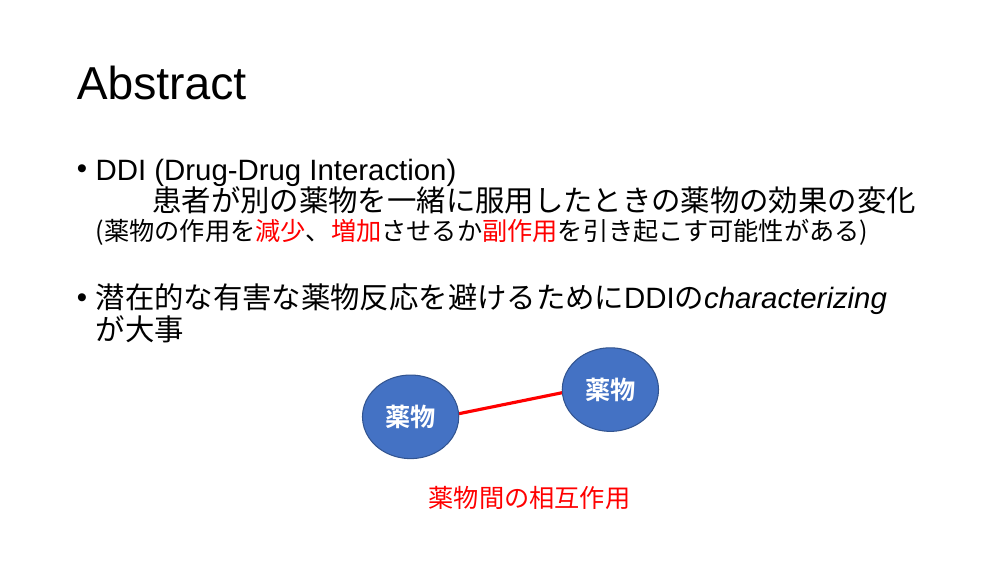
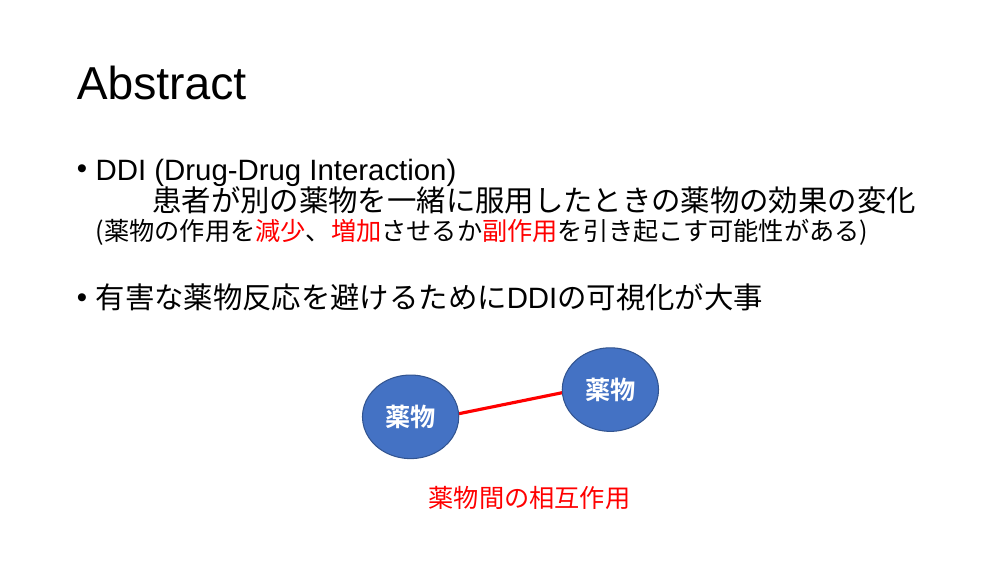
Before and after one commit to tsutarou10/variousFile, a slide deck: slide 2 of Predicting potential drug-drug interactions on topological and semantic similarity features using statistical learning.pptx. Drawn at 1008x567 pixels with LibreOffice and Linux fonts; fonts in the diff are those of the drawing. Boxes give left, top, right and bottom in pixels: in the first picture for what was removed or moved away, otherwise in the second. Text is boxed around its words. In the diff, an @@ line names an element or a change of style, - is before the commit and + after.

```diff
--- a/Predicting potential drug-drug interactions on topological and semantic similarity features using statistical learning.pptx
+++ b/Predicting potential drug-drug interactions on topological and semantic similarity features using statistical learning.pptx
@@ text at [96, 283, 763, 311]: text changed @@
-• 潜在的な有害な薬物反応を避けるためにDDIのcharacterizing
-  が大事
+• 有害な薬物反応を避けるためにDDIの可視化が大事
```
Also in this commit, not shown: 12 other slides changed, 2 slides added.
